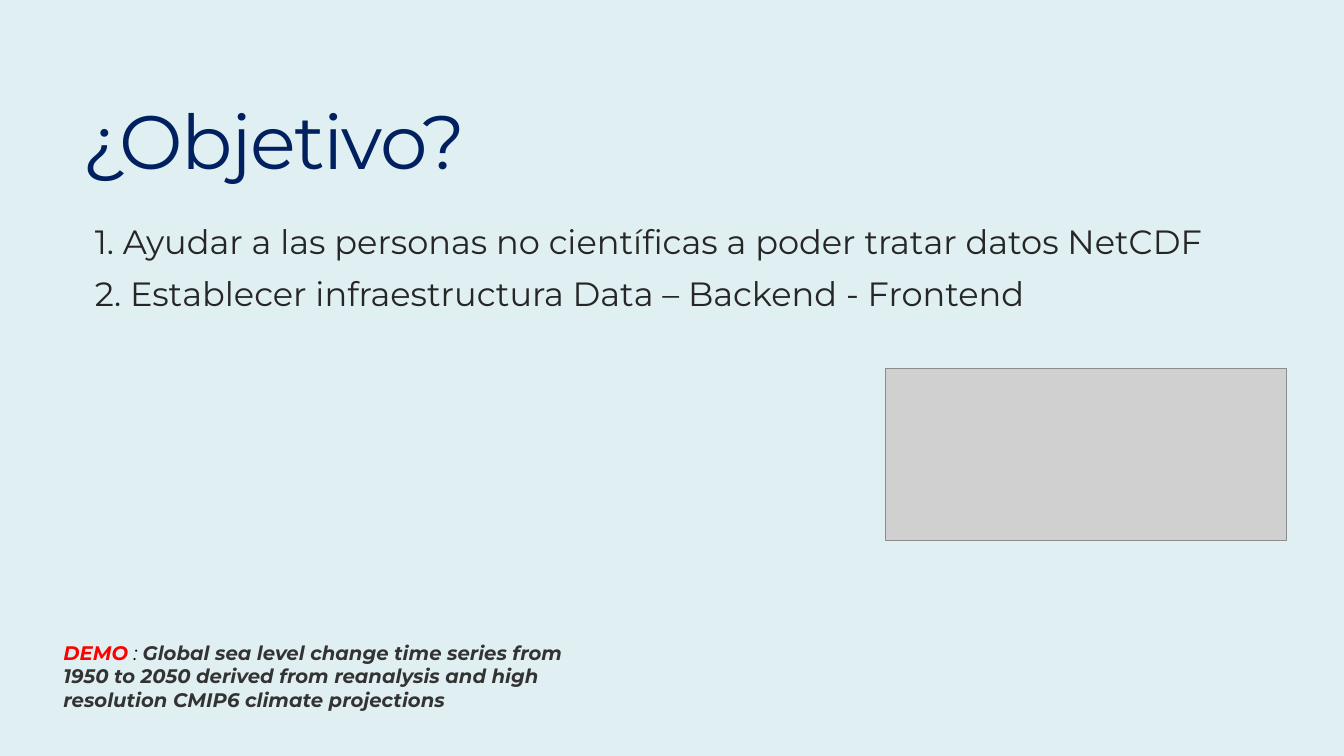
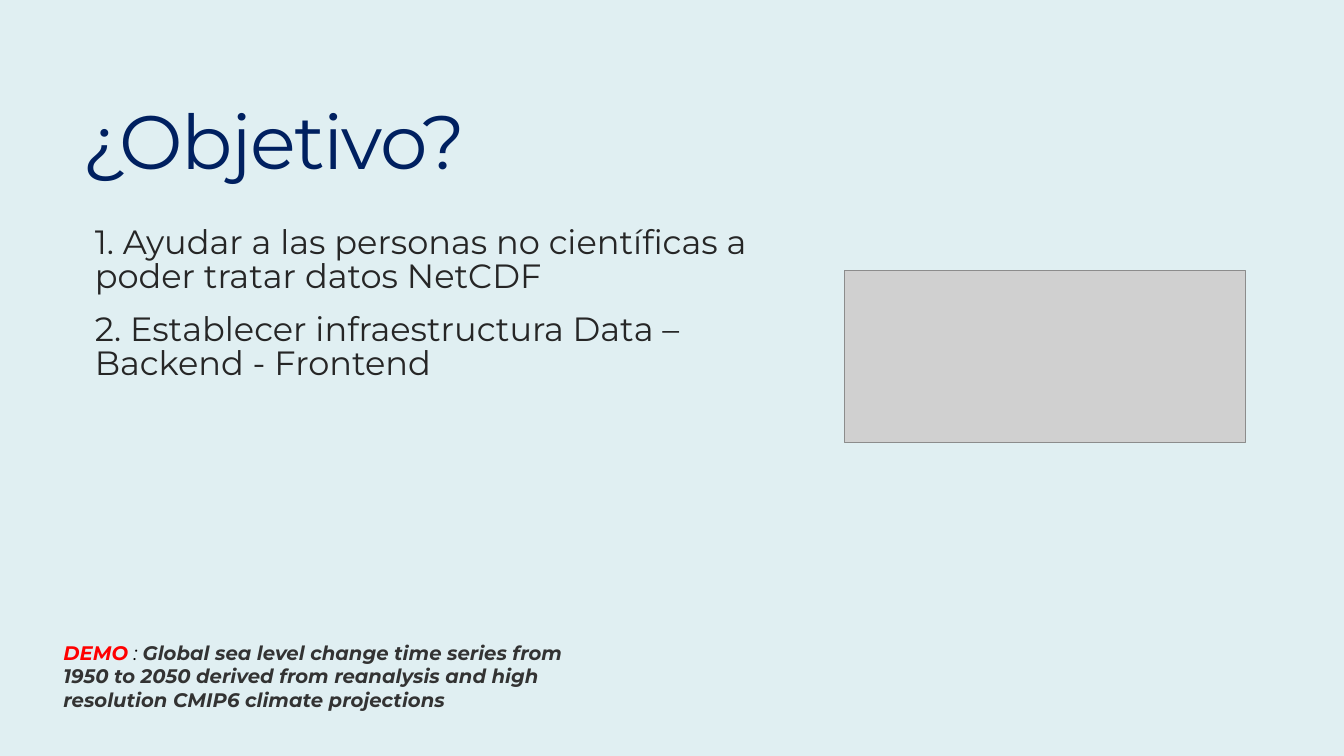
Before and after one commit to iaguerri/climate_change_cities, a slide deck: slide 3 of Ironhack.pptx. Drawn at 1344x756 pixels with LibreOffice and Linux fonts; fonts in the diff are those of the drawing; grey boxes stand for pictures. Boxes give left, top, right and bottom in pixels: in the first picture for what was removed or moved away, otherwise in the second. Text is boxed around its words. In the diff, an @@ line names an element or a change of style, - is before the commit and + after.

```diff
--- a/Ironhack.pptx
+++ b/Ironhack.pptx
@@ text "1. Ayudar a las personas ..." rewrapped from (95, 229, 1201, 306) to (95, 229, 747, 375) @@
@@ picture: place and size @@
-picture at (886, 369, 1288, 541)
+picture at (845, 271, 1246, 444)
```
Also in this commit, not shown: 1 other slide changed, 1 other file.
